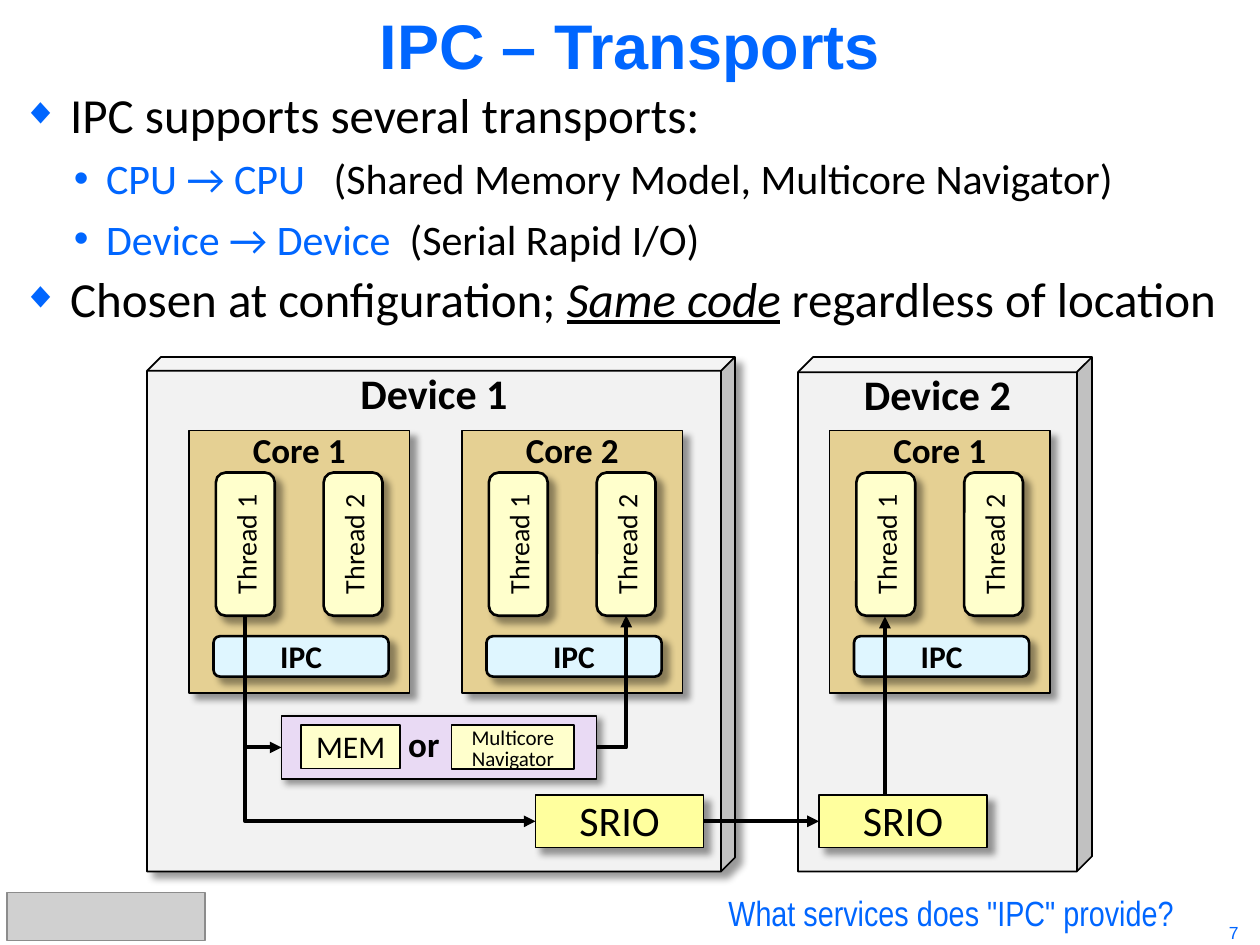
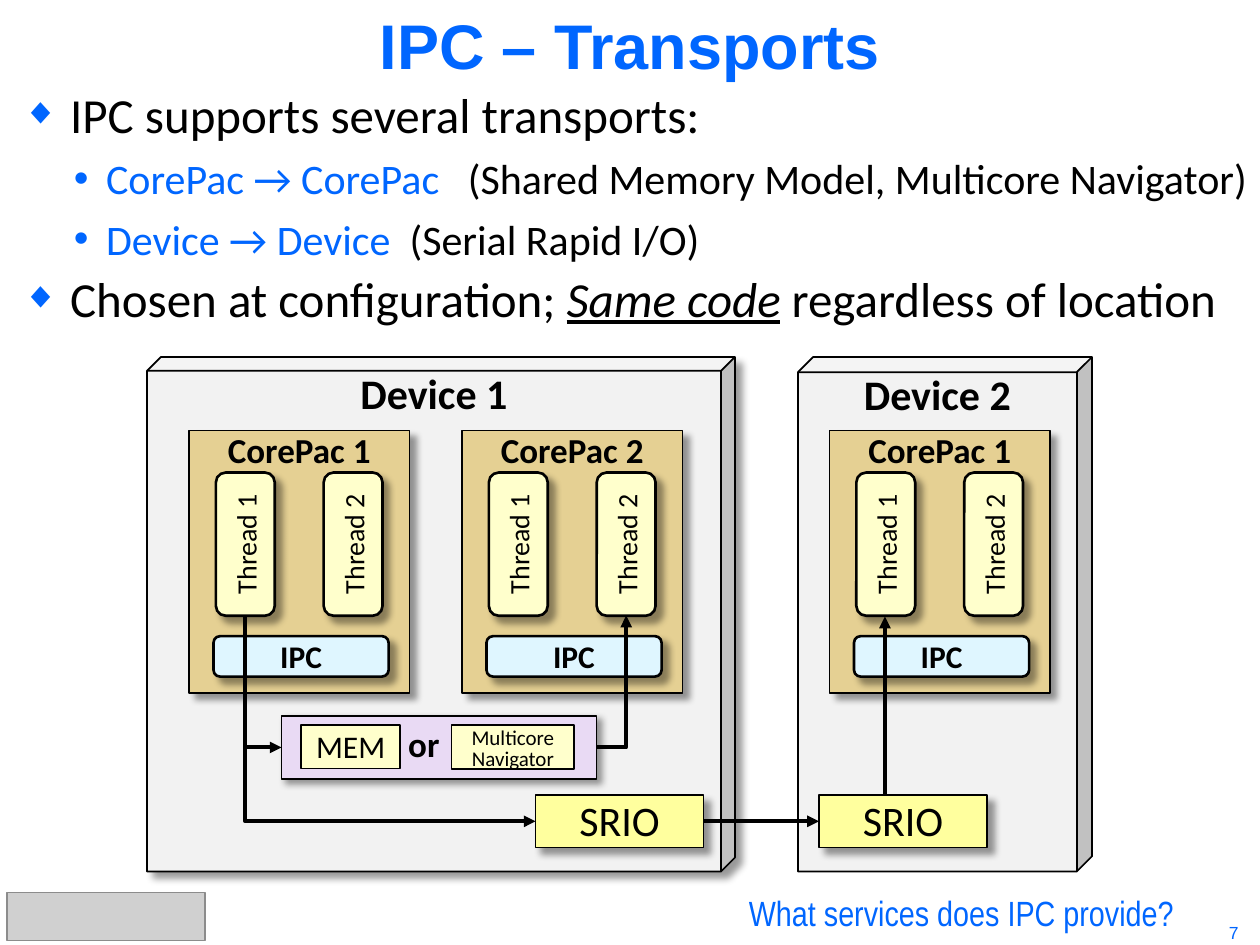
Before and after one commit to hari1989/keystone-workshop, a slide deck: slide 7 of preliminary/KeyStone Intro to IPC.pptx. Drawn at 1260x945 pixels with LibreOffice and Linux fonts; fonts in the diff are those of the drawing; grey boxes stand for pictures. Boxes give left, top, right and bottom in pixels: in the first picture for what was removed or moved away, otherwise in the second. Text is boxed around its words. In the diff, an @@ line names an element or a change of style, - is before the commit and + after.

```diff
--- a/preliminary/KeyStone Intro to IPC.pptx
+++ b/preliminary/KeyStone Intro to IPC.pptx
@@ text at [106, 163, 1247, 202]: text changed @@
-• CPU → CPU (Shared Memory Model, Multicore Navigator)
+• CorePac → CorePac (Shared Memory Model, Multicore Navigator)
@@ text in rectangle at [228, 440, 371, 472]: text changed @@
-Core 1
+CorePac 1
@@ text in rectangle at [501, 440, 644, 472]: text changed @@
-Core 2
+CorePac 2
@@ text in rectangle at [868, 440, 1011, 472]: text changed @@
-Core 1
+CorePac 1
@@ text at [749, 900, 1173, 933]: text changed @@
-What services does "IPC" provide?
+What services does IPC provide?
```
Also in this commit, not shown: 17 other slides changed.
